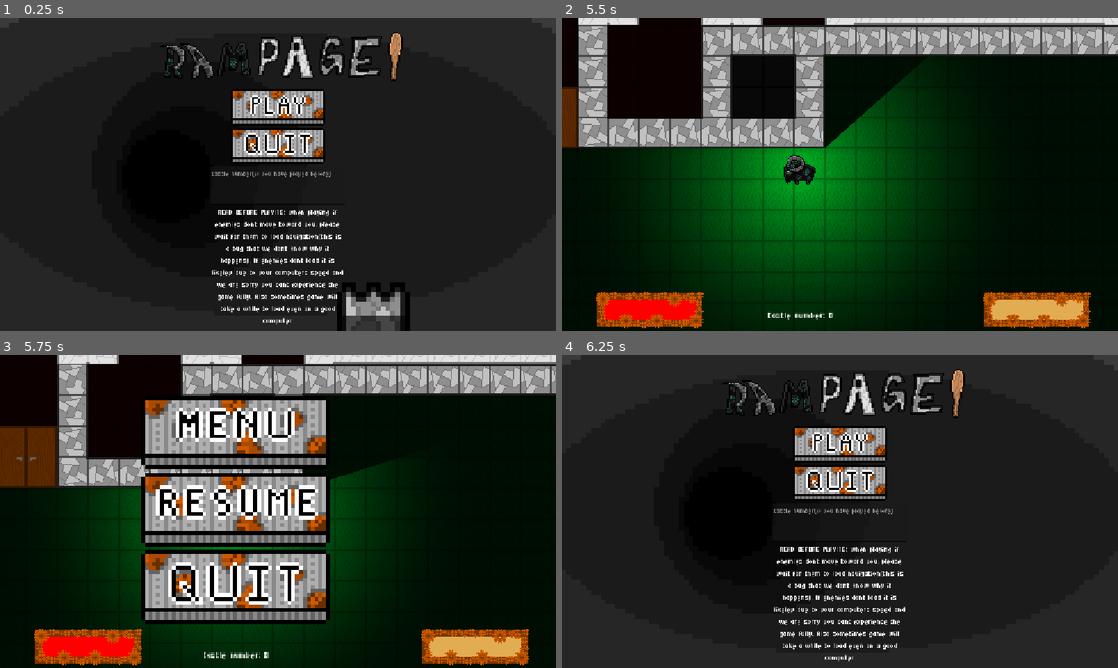
Above: before the commit, frames 1-4 (two rows, left to right).
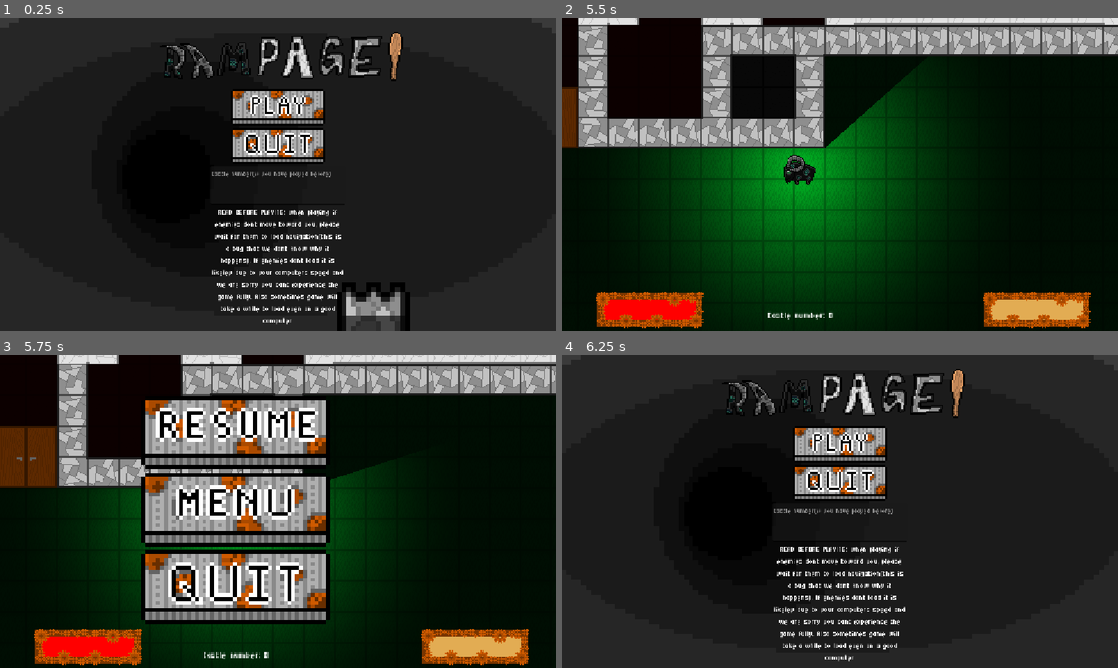
Above: after the commit, the same moments.

Repository: Jagdoggo/Godot-Wild-Jam-Game
Game: Godot game, scene res://main_menu.tscn
The game is run twice, just before and just after one commit, with the same random seed, the same clock (stepped at 60 frames per second) and the same inputs.
Inputs (mouse positions are in pixels of both pictures, inside the frame that each line leads up to; where the layout moved, square brackets give the same spot in the first picture):
- Up to frame 1 (0.25 s): no input
- Up to frame 2 (5.5 s): click (840, 187) at 0.52 s; type "Alex" at 0.6 s; click (840, 108) at 1.25 s; tap Enter at 2 s; hold D (Right) 2.03-2.78 s; tap X (Action) every 0.75 s from 2.1 to 5.1 s; hold S (Down) 2.78-3.53 s; hold D (Right) 3.53-4.28 s; hold W (Up) 4.28-5.03 s; hold A (Left) from 5.03 s (still down)
- Up to frame 3 (5.75 s): keep holding A (Left); tap Escape (Pause) at 5.65 s
- Up to frame 4 (6.25 s): release A (Left) at 5.75 s; click (795, 508) [795, 433] at 5.75 s

Frames 1-2 are identical in both runs. In frame 3, 4.0% of the frame differs, in the area x 28-58%, y 16-53%; in frame 4, nothing differs.

Commit message:
Something I dont know what tho

Diff:
--- a/main_menu.tscn
+++ b/main_menu.tscn
@@ -21,6 +21,7 @@
 [ext_resource type="Texture2D" uid="uid://cbhndxxxufxvc" path="res://Assets/Buttons/MainMenuBackground9.png" id="18_m2y5l"]
 [ext_resource type="Texture2D" uid="uid://djot6ufcuxc73" path="res://Assets/Buttons/MainMenuBackground10.png" id="19_imjy1"]
 [ext_resource type="Texture2D" uid="uid://d1vs5tft5yfpr" path="res://Assets/Buttons/MainMenuBackground11.png" id="20_u5051"]
+[ext_resource type="Texture2D" uid="uid://bnimlmxmsa658" path="res://Assets/Items Or Castle Items/EndingCutscene91.png" id="22_7bbuq"]
 
 [sub_resource type="SpriteFrames" id="SpriteFrames_5xaec"]
 animations = [{
@@ -155,5 +156,11 @@
 sprite_frames = SubResource("SpriteFrames_5xaec")
 frame = 10
 
+[node name="BLACKOUT" type="Sprite2D" parent="." unique_id=351665327]
+z_index = -10
+position = Vector2(576, 324)
+scale = Vector2(100, 100)
+texture = ExtResource("22_7bbuq")
+
 [connection signal="pressed" from="VBoxContainer/Play" to="." method="_on_play_pressed"]
 [connection signal="pressed" from="VBoxContainer/Quit" to="." method="_on_quit_pressed"]
--- a/pause_ui.tscn
+++ b/pause_ui.tscn
@@ -43,6 +43,14 @@
 grow_horizontal = 2
 grow_vertical = 2
 
+[node name="Resume" type="TextureButton" parent="VBoxContainer" unique_id=1765994600]
+texture_filter = 1
+material = SubResource("CanvasItemMaterial_rkwc1")
+layout_mode = 2
+texture_normal = ExtResource("1_cd4je")
+texture_pressed = ExtResource("2_tce7n")
+texture_hover = ExtResource("3_nehuh")
+
 [node name="Menu" type="TextureButton" parent="VBoxContainer" unique_id=2012903351]
 texture_filter = 1
 material = SubResource("CanvasItemMaterial_rkwc1")
@@ -50,14 +58,6 @@
 texture_normal = ExtResource("4_a1xgm")
 texture_pressed = ExtResource("5_rkwc1")
 texture_hover = ExtResource("6_jvv32")
-
-[node name="Resume" type="TextureButton" parent="VBoxContainer" unique_id=1765994600]
-texture_filter = 1
-material = SubResource("CanvasItemMaterial_rkwc1")
-layout_mode = 2
-texture_normal = ExtResource("1_cd4je")
-texture_pressed = ExtResource("2_tce7n")
-texture_hover = ExtResource("3_nehuh")
 
 [node name="Quit" type="TextureButton" parent="VBoxContainer" unique_id=1106049030]
 texture_filter = 1
Not shown: 1 places in pause_ui.tscn that only renumber resources
